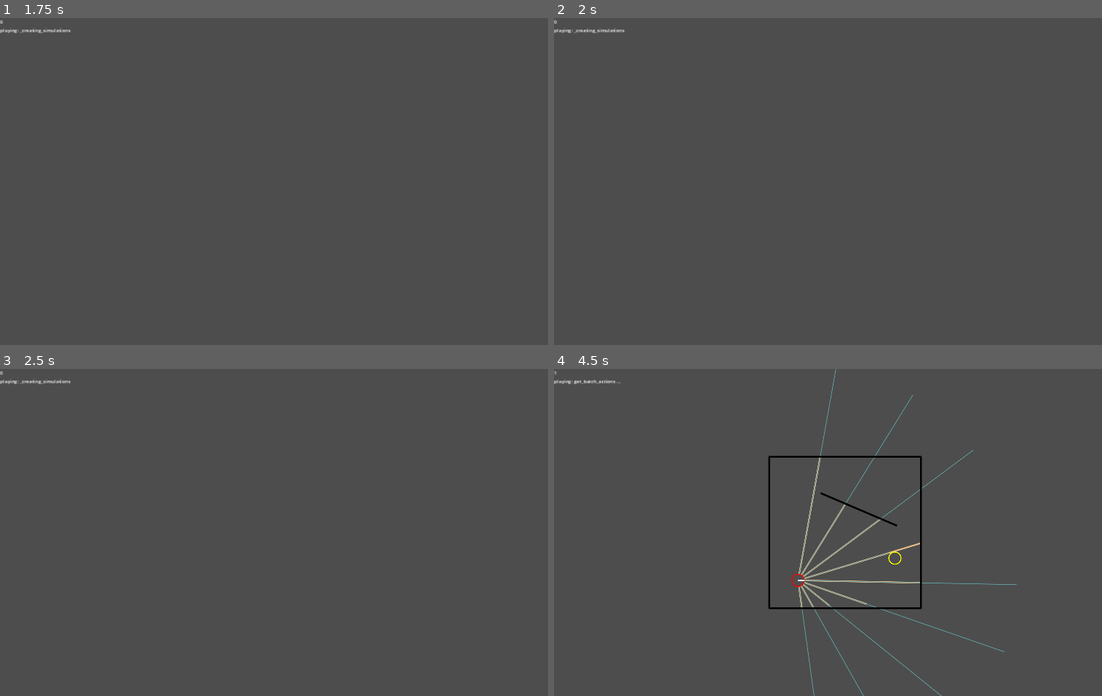
Above: before the commit, frames 1-4 (two rows, left to right).
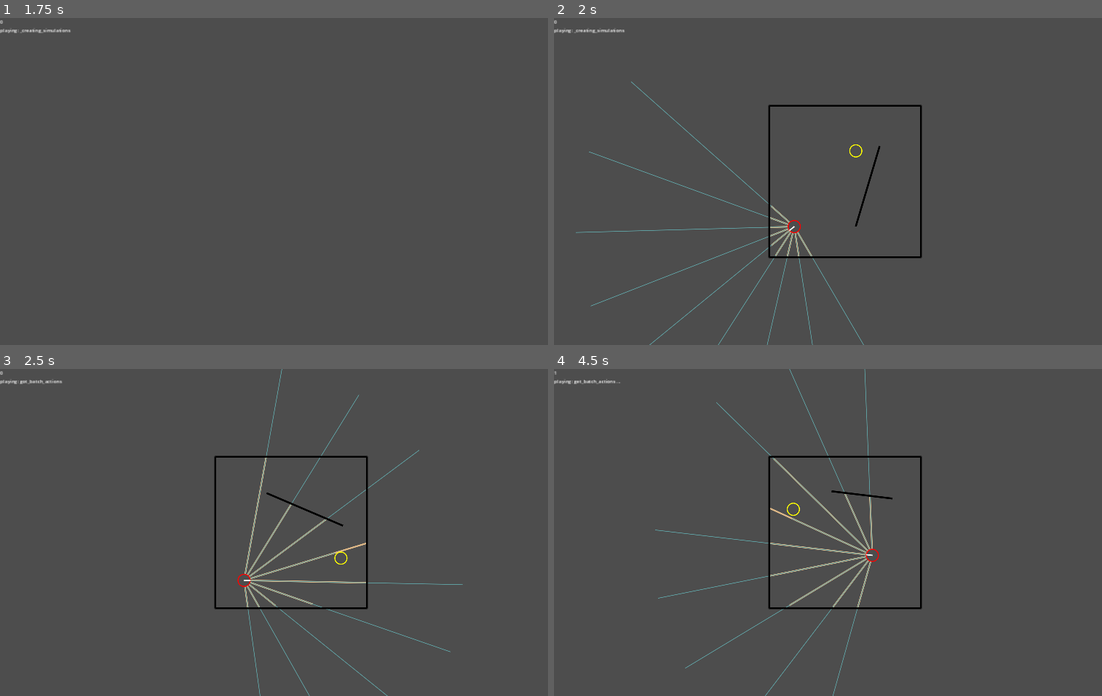
Above: after the commit, the same moments.

Repository: stokatyan/godot-ai
Game: Godot game, scene res://FindCoinGame/FCGEnv.tscn
Two runs of this game, one before a commit and one after it. Both use one fixed random seed, a clock stepped at 60 frames per second and the inputs below.
Inputs:
- Up to frame 1 (1.75 s): tap Enter at 0.5 s; hold D 0.53-1.28 s; hold Enter 0.53-1.28 s; tap Space at 1.25 s; hold S from 1.28 s (still down); tap 1 at 1.35 s
- Up to frame 2 (2 s): keep holding S
- Up to frame 3 (2.5 s): release S at 2.03 s; hold D from 2.03 s (still down); tap 2 at 2.1 s
- Up to frame 4 (4.5 s): tap Enter at 2.75 s; release D at 2.78 s; hold Up 2.78-3.53 s; tap 3 at 2.85 s; hold A from 3.53 s (still down); tap O at 3.6 s; tap Space at 4.25 s; tap N at 4.35 s

Frame 1 is identical in both runs. In frame 2, 1.7% of the frame differs, in the area x 3-68%, y 19-100%; in frame 3, 2.0%; in frame 4, 2.5%, in the area x 18-85%, y 0-100%.
Error after the commit: Cannot call method 'poll' on a null value. (res://AI/AIServerTCP.gd:40)

Commit message:
decrease sim count to 60

Diff:
--- a/godot-ai-client/FindCoinGame/FCGEnv.gd
+++ b/godot-ai-client/FindCoinGame/FCGEnv.gd
@@ -55,7 +55,7 @@
 	return FCGSimulation.new() as FCGSimulation
 
 func get_simulation_count() -> int:
-	return 100
+	return 60
 
 func get_steps_in_round() -> int:
 	return 36
